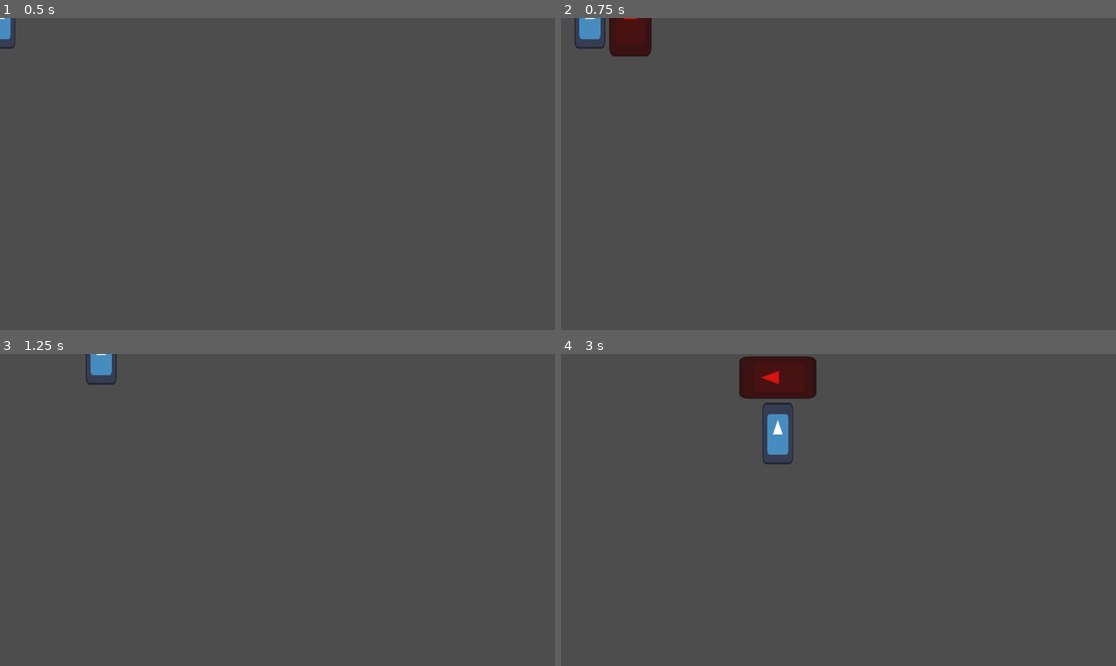
Above: before the commit, frames 1-4 (two rows, left to right).
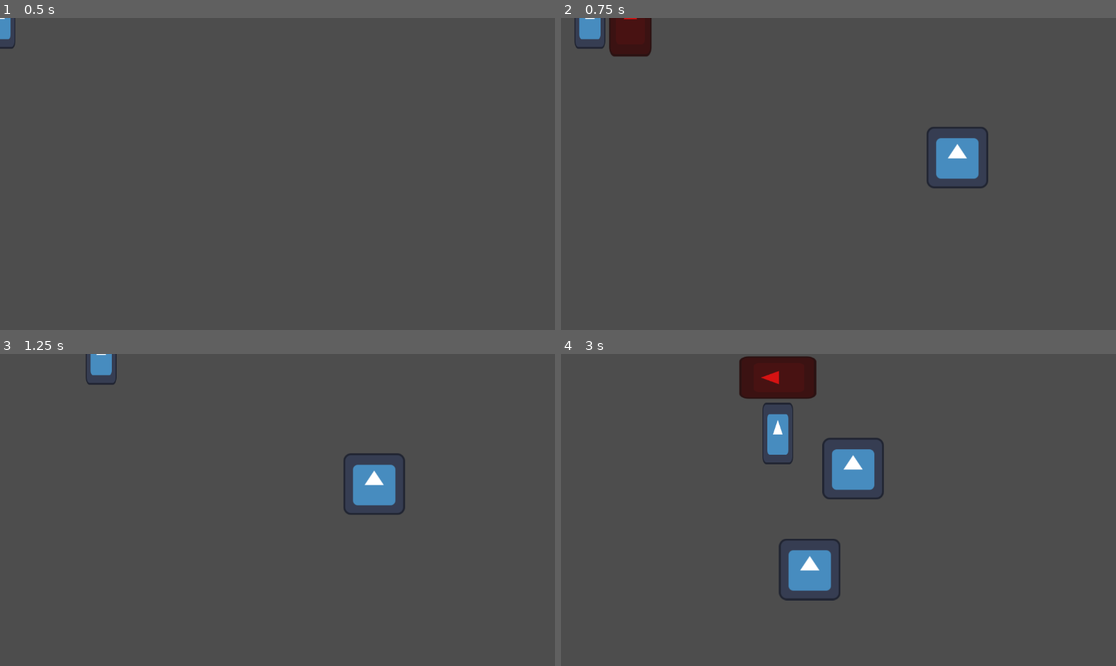
Above: after the commit, the same moments.

Repository: StrikorDawn/Paintdown-splasher
Game: Godot game, scene res://scenes/main.tscn
The game is run twice, just before and just after one commit, with the same random seed, the same clock (stepped at 60 frames per second) and the same inputs. The engine's default icon, where the game draws it, is replaced by a stand-in: a white triangle on a blue panel in a dark square.
Inputs (mouse positions are in pixels of both pictures, inside the frame that each line leads up to):
- Up to frame 1 (0.5 s): no input
- Up to frame 2 (0.75 s): tap Enter at 0.5 s; move the mouse to (960, 158) at 0.52 s; hold D (move_right) from 0.53 s (still down); tap Space (attack) at 0.6 s; click (960, 158) at 0.67 s
- Up to frame 3 (1.25 s): keep holding D (move_right)
- Up to frame 4 (3 s): move the mouse to (727, 525) at 1.27 s; release D (move_right) at 1.28 s; hold S (move_down) 1.28-2.03 s; tap Space (attack) at 1.35, 2.1, 2.85 s; move the mouse to (894, 441) at 2.02 s; hold D (move_right) 2.03-2.78 s; move the mouse to (810, 572) at 2.77 s; hold W (move_up) from 2.78 s (still down); click (810, 572) at 2.92 s

Frame 1 is identical in both runs. In frame 2, 1.3% of the frame differs, in the area x 65-77%, y 34-55%; in frame 3, 1.3%; in frame 4, 2.6%, in the area x 39-59%, y 26-80%.

Commit message:
Music Files

Diff:
--- a/scenes/main.tscn
+++ b/scenes/main.tscn
@@ -1,9 +1,12 @@
-[gd_scene load_steps=3 format=3 uid="uid://caxtuy4ms7oms"]
+[gd_scene load_steps=4 format=3 uid="uid://caxtuy4ms7oms"]
 
 [ext_resource type="PackedScene" uid="uid://b3m87nobrgvqj" path="res://scenes/player.tscn" id="1_fnyou"]
 [ext_resource type="Script" path="res://scripts/main.gd" id="1_vqm8e"]
+[ext_resource type="PackedScene" uid="uid://8n0psf23t81f" path="res://scenes/spawner.tscn" id="2_fbb0u"]
 
 [node name="Main" type="Node"]
 script = ExtResource("1_vqm8e")
 
+[node name="SpawnedObject" parent="." instance=ExtResource("2_fbb0u")]
+
 [node name="Player" parent="." instance=ExtResource("1_fnyou")]
--- a/scripts/enemies/enemy_class.gd
+++ b/scripts/enemies/enemy_class.gd
@@ -5,4 +5,4 @@
 var move_speed : int
 var size : float
 var color
-var type
+var level : int
Not shown, added: assets/music/Painting_Base.ogg.import
Not shown, added: assets/music/Painting_Intense.ogg.import
Not shown, added: assets/music/Painting_Base.ogg
Not shown, added: assets/music/Painting_Intense.ogg
